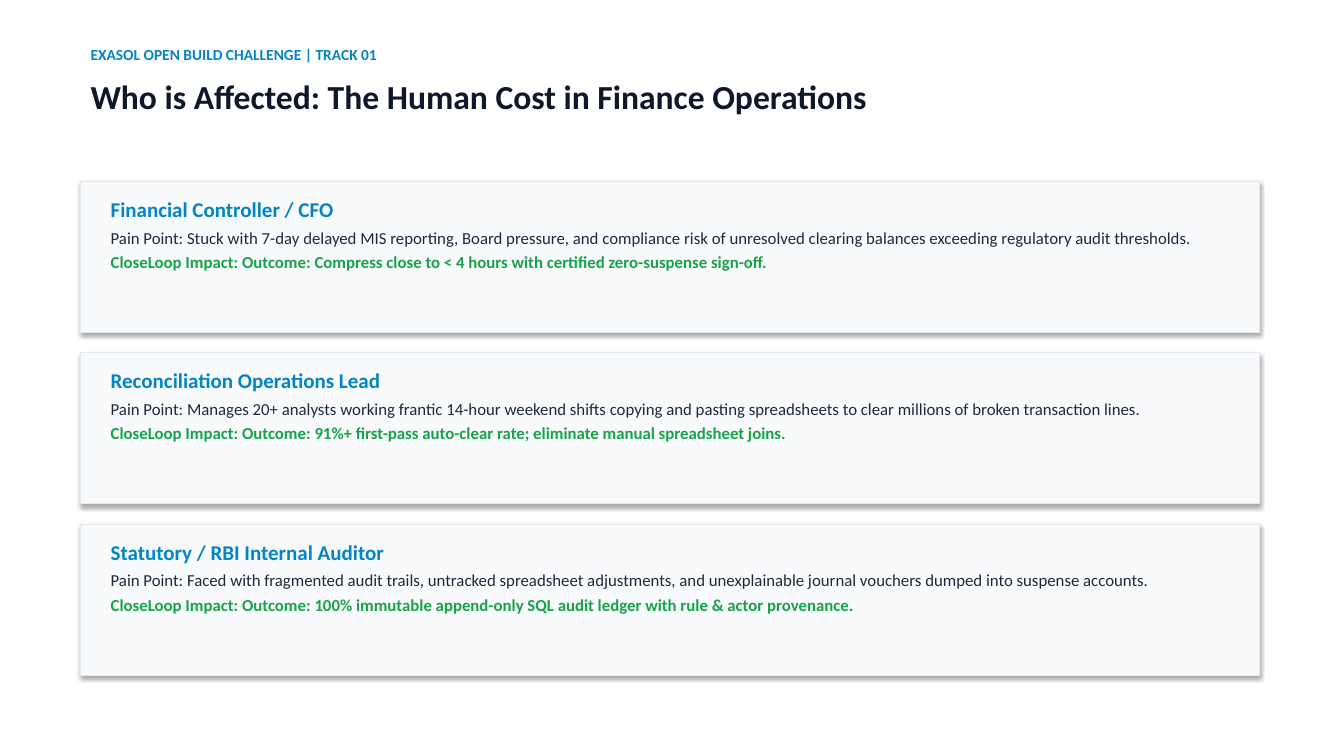
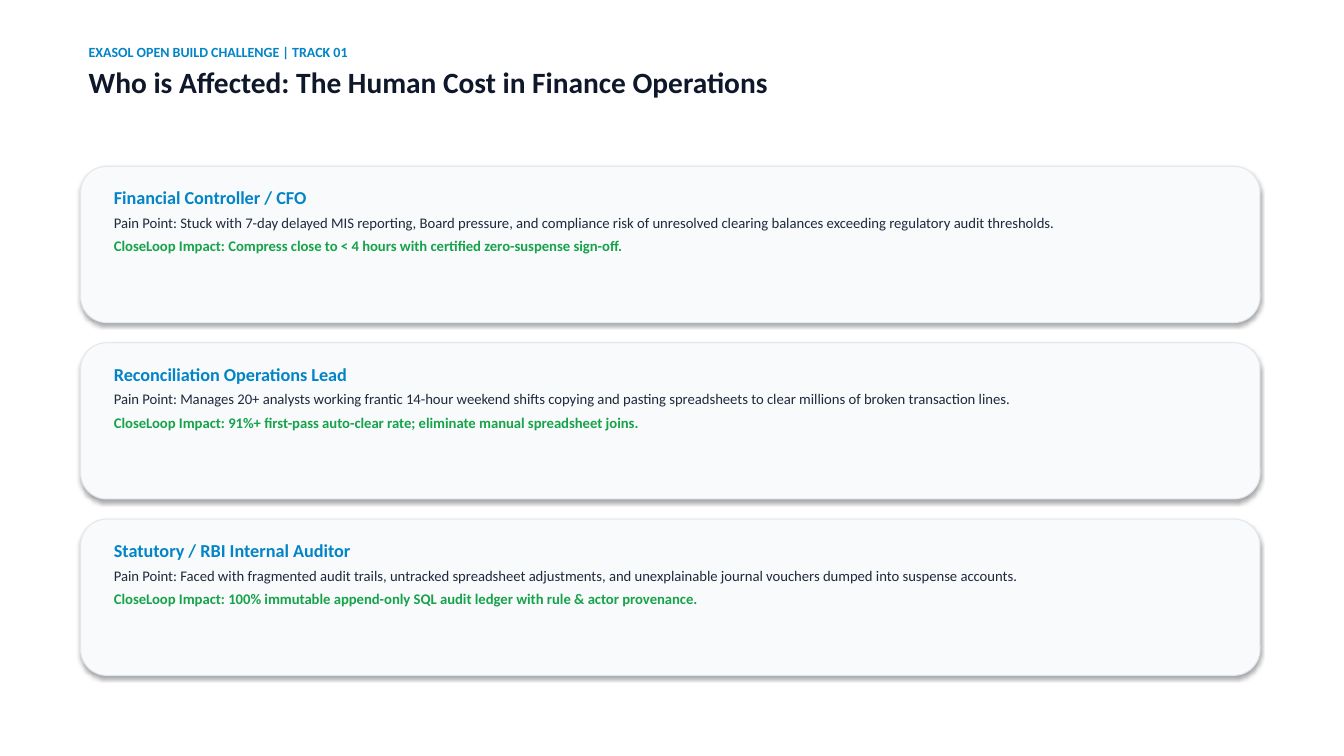
Before and after one commit to SnehaAnand21/exasol-closeloop, a slide deck: slide 3 of docs/CloseLoop_Pitch_Deck.pptx. Drawn at 1344x756 pixels with LibreOffice and Linux fonts; fonts in the diff are those of the drawing. Boxes give left, top, right and bottom in pixels: in the first picture for what was removed or moved away, otherwise in the second. Text is boxed around its words. In the diff, an @@ line names an element or a change of style, - is before the commit and + after.

Commit message:
fix(deck): eliminate text overlaps with adjusted typography and card margins

```diff
--- a/docs/CloseLoop_Pitch_Deck.pptx
+++ b/docs/CloseLoop_Pitch_Deck.pptx
@@ text at <box>89,47,347,57</box>: size 11 to 10 pt in "EXASOL OPEN BUILD CHALLENGE | TRACK 01"; more space between paragraphs @@
@@ text at <box>89,72,768,98</box>: paragraph added @@
+Who is Affected: The Human Cost in Finance Operations
@@ text removed at <box>91,85,866,115</box> @@
-Who is Affected: The Human Cost in Finance Operations
@@ rectangle to rounded rectangle in 3 elements at <box>81,519,1260,676</box>, <box>81,343,1260,499</box>, <box>81,166,1260,323</box> @@
@@ rounded rectangle: place and size @@
-rounded rectangle at <box>81,181,1260,333</box>
+rounded rectangle at <box>81,166,1260,323</box>
@@ text "Financial Controller / CFO": place and size @@
-text "Financial Controller / CFO" at <box>111,202,1190,271</box>
+text "Financial Controller / CFO" at <box>114,191,1054,254</box>
@@ text at <box>114,191,1054,231</box>: size 15 to 13 pt in "Financial Controller / CFO"; size 12 to 10.5 pt in "Pain Point: Stuck with 7-day delayed MIS ..."; more space between paragraphs @@
@@ text at <box>114,240,622,254</box>: text changed; size 12 to 10.5 pt @@
-CloseLoop Impact: Outcome: Compress close to < 4 hours with certified zero-suspense sign-off.
+CloseLoop Impact: Compress close to < 4 hours with certified zero-suspense sign-off.
@@ rounded rectangle: place and size @@
-rounded rectangle at <box>81,353,1260,504</box>
+rounded rectangle at <box>81,343,1260,499</box>
@@ text at <box>114,368,1010,407</box>: size 15 to 13 pt in "Reconciliation Operations Lead"; size 12 to 10.5 pt in "Pain Point: Manages 20+ analysts working frantic ..."; more space between paragraphs @@
@@ text at <box>114,417,639,431</box>: text changed; size 12 to 10.5 pt @@
-CloseLoop Impact: Outcome: 91%+ first-pass auto-clear rate; eliminate manual spreadsheet joins.
+CloseLoop Impact: 91%+ first-pass auto-clear rate; eliminate manual spreadsheet joins.
@@ rounded rectangle: place and size @@
-rounded rectangle at <box>81,524,1260,676</box>
+rounded rectangle at <box>81,519,1260,676</box>
@@ text at <box>114,544,1017,584</box>: size 15 to 13 pt in "Statutory / RBI Internal Auditor"; size 12 to 10.5 pt in "Pain Point: Faced with fragmented audit trails, ..."; more space between paragraphs @@
@@ text at <box>114,593,697,607</box>: text changed; size 12 to 10.5 pt @@
-CloseLoop Impact: Outcome: 100% immutable append-only SQL audit ledger with rule & actor provenance.
+CloseLoop Impact: 100% immutable append-only SQL audit ledger with rule & actor provenance.
```
Also in this commit, not shown: 9 other slides changed, 2 other files.
